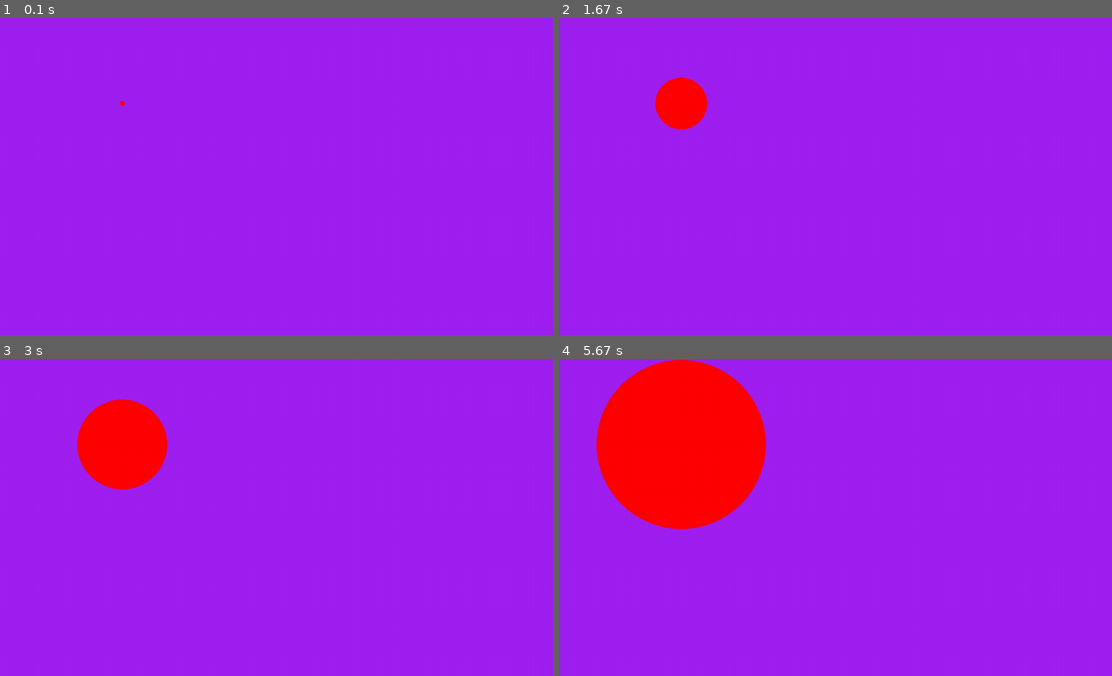
Above: before the commit, frames 1-4 (two rows, left to right).
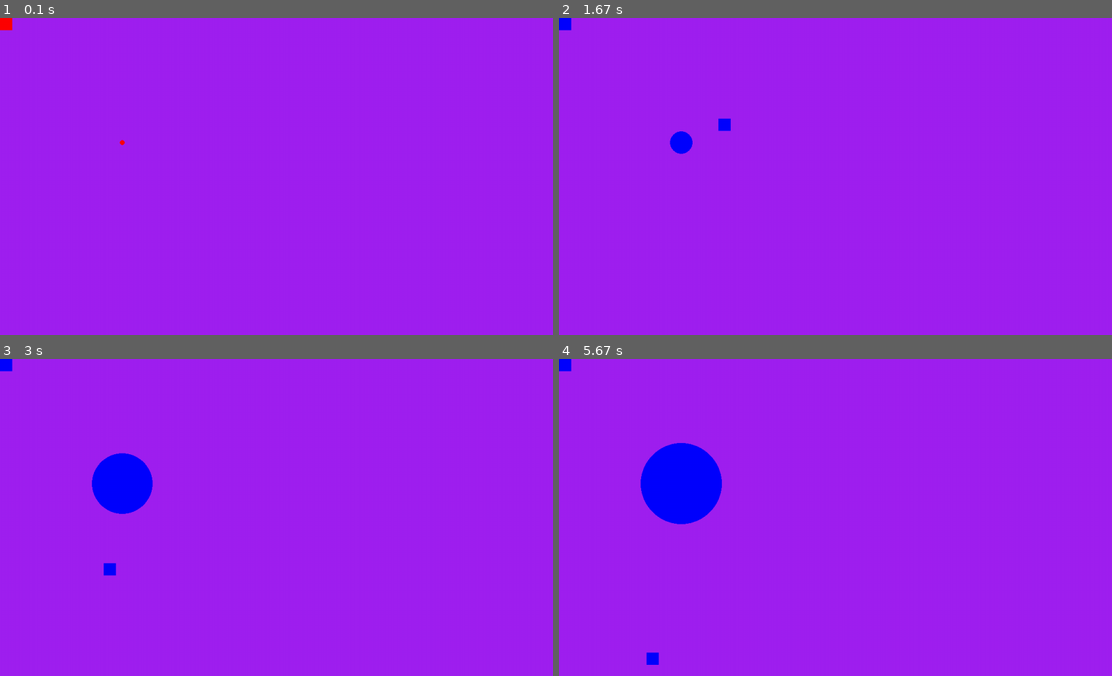
Above: after the commit, the same moments.

Repository: dk-ties/pyGame
Game: pygame game, started from pyPopAim/main.py
The game is run twice, just before and just after one commit, with the same random seed, the same clock (stepped at 60 frames per second) and the same inputs.
Inputs (mouse positions are in pixels of both pictures, inside the frame that each line leads up to):
- Up to frame 1 (0.1 s): no input
- Up to frame 2 (1.67 s): click (874, 192) at 0.38 s; click (680, 141) at 0.72 s; click (1100, 319) at 1.05 s; click (724, 125) at 1.38 s
- Up to frame 3 (3 s): click (309, 577) at 1.72 s; click (226, 463) at 2.05 s; click (530, 628) at 2.38 s; click (110, 568) at 2.72 s
- Up to frame 4 (5.67 s): click (691, 466) at 3.05 s; click (724, 596) at 3.38 s; click (1095, 615) at 3.72 s; click (680, 663) at 4.05 s; click (675, 555) at 4.38 s; click (907, 631) at 4.72 s; click (984, 650) at 5.05 s; click (653, 660) at 5.38 s

The runs differ from the first frame. In frame 1, 0.1% of the frame differs, in the area x 0-23%, y 0-41%; in frame 2, 1.6%; in frame 3, 4.6%; in frame 4, 13%, in the area x 0-38%, y 0-97%.

Commit message:
Collidion, working with mouse on circle.

Diff:
--- a/pyPopAim/main.py
+++ b/pyPopAim/main.py
@@ -11,12 +11,28 @@
 running = True
 gamerounds = 0
 size = 5
+RED = (255, 0, 0)
+BLUE = (0, 255, 0)
+GREEN = (0, 0, 255)
+cords = None
+
+
+COLOR = RED
 
 
 def randomCords():
     timesRandom = random.randint(0, 100)
     x_pos = 250  # random.randint(int(WIDTH / 100)) * timesRandom
     y_pos = 255  # random.randint(int(HEIGHT / 100)) * timesRandom
+    # timesRandom = random.randint(0, 100)
+    # x_pos = 250 * timesRandom  # random.randint(int(WIDTH / 100), int(HEIGHT / 100))
+    #  y_pos = 130 * timesRandom  # random.randint(int(WIDTH / 100), int(HEIGHT / 100))
+    cords = (x_pos, y_pos)
+    return cords
+
+
+rect_1 = pygame.Rect(0, 0, 25, 25)
+rectMouse = pygame.Rect(0, 0, 25, 25)
 
 
 # Setting up the circle
@@ -30,17 +46,25 @@
 
 
 while running:
+    if cords == None:
+        cords = randomCords()
     # poll for events
     # pygame.QUIT event means the user clicked X to close your window
     for event in pygame.event.get():
         if event.type == pygame.QUIT:
             running = False
 
+    mousePos = pygame.mouse.get_pos()
+    rectMouse.center = mousePos
+
     # fill the screen with a color to wipe away anything from last frame
     screen.fill("purple")
 
     # RENDER YOUR GAME HERE
-    firsdot = (pygame.draw.circle(screen, (255, 0, 0), (250, 175), size),)
+    print("Igot this far", cords)
+    firstdot = (pygame.draw.circle(screen, COLOR, cords, size),)
+    pygame.draw.rect(screen, COLOR, rect_1)
+    pygame.draw.rect(screen, COLOR, rectMouse)
     if gamerounds == 5:
         size += 3
     """ screenDot = 0
@@ -50,6 +74,15 @@
         circleCreation()
         screenDot += 1
  """
+    # Check for collidition
+    if rectMouse.colliderect(firstdot):
+        COLOR = GREEN
+        size = 5
+
+        isHit = True
+        if isHit == True:
+            cords = randomCords()
+
     # flip() the display to put your work on screen
     pygame.display.flip()
 
